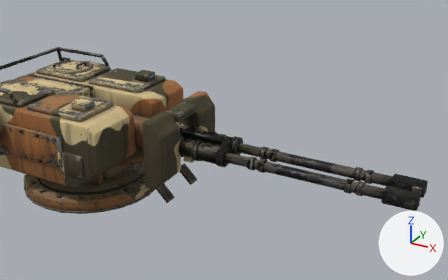
What one commit did to the glTF model game/models/turrets/turret_kit_t2.glb.
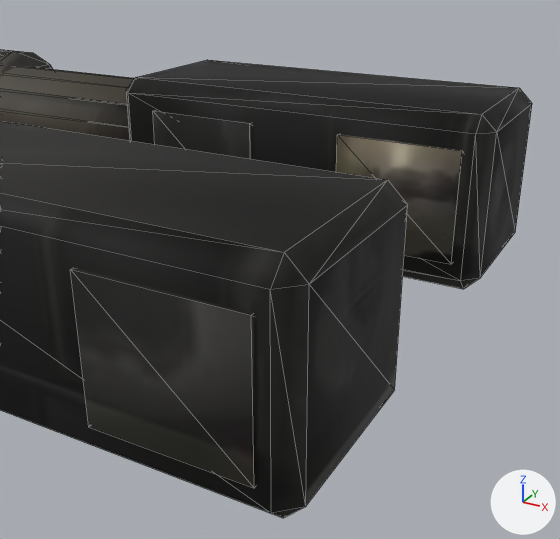
There are two pictures of each version: one whole from a 50 mm lens placed at (2.524, -2.802, 1.895), pointed at (1.001, -0.033, 0.511), one close up from a 50 mm lens placed at (2.15, -0.235, 0.527), pointed at (2.034, -0.024, 0.421). The axes (+X, +Y, +Z) are drawn at lower right. The lights are the same throughout. The older version's two pictures come first. The close-ups show mesh edges as thin lines. Where no turn or scale is listed for an object, it has been applied to the vertices. Vertices at exactly the same position are counted once.

The scene before the commit, as lines of its bpy script (objects in view):
```python
me_cube_012 = bpy.data.meshes.new('Cube.012')
me_cube_012.from_pydata(...)  # 928 vertices, 1720 faces; spans x -0.13..1.79, y -0.13..0.13, z -0.06..0.08
me_cube_012.materials.append(mat_turret_paint_guns)
ob_guns = bpy.data.objects.new('guns', me_cube_012)
ob_guns.location = (0.3, 0.0, 0.43)
```
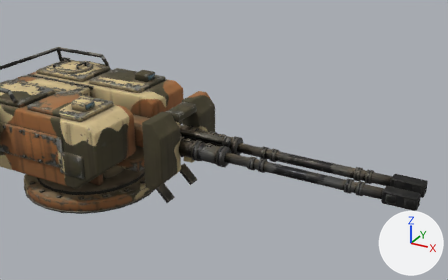
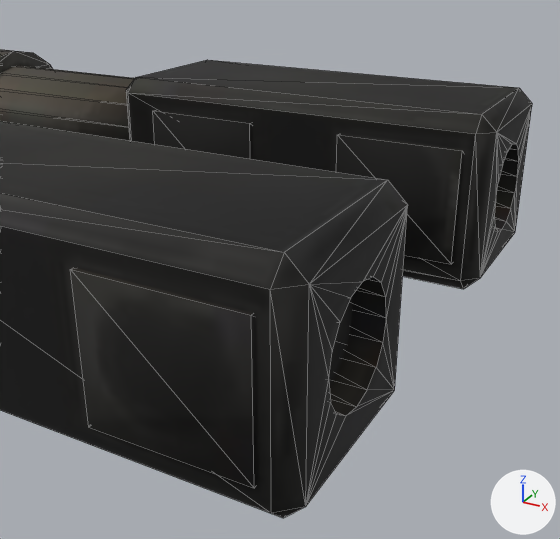
Pixel boxes (x1, y1, x2, y2) of what changed, in the close-ups (560 x 539 px):
part 1 of me_cube_012, cut back: (306, 104, 532, 506) in both
part 2 of me_cube_012, surface changed: (0, 49, 494, 488) in both

The change in detail:
me_cube_012 is used by ob_guns; location (0.3, 0.0, 0.43).
me_cube_012 had 928 vertices, 1720 faces and spanned x -0.13..1.79, y -0.13..0.13, z -0.06..0.08.
me_cube_012 now has 992 vertices, 1848 faces and spans x -0.13..1.79, y -0.13..0.13, z -0.06..0.08.
Part 1, on me_cube_012:
4 faces are deleted.
55 vertices are added at x 1.75..1.79, y -0.09..0.09, z -0.02..0.02.
9 new vertices lie (0.04, 0.0, 0.0) away from vertices in x 1.75, y -0.09..0.09, z -0.01..0.02.
132 new faces join them.
me_cube_012 part 2: 1363 kept faces spanning x -0.13..1.79, y -0.13..0.13, z -0.06..0.08 get new texture (UV) coordinates.
